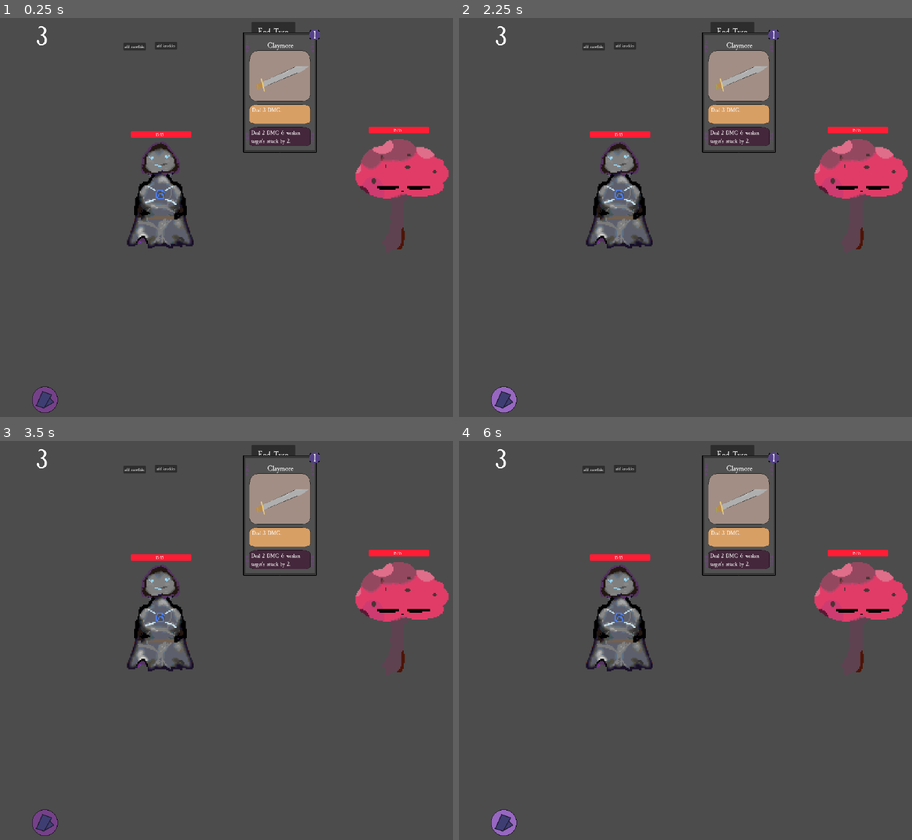
Above: before the commit, frames 1-4 (two rows, left to right).
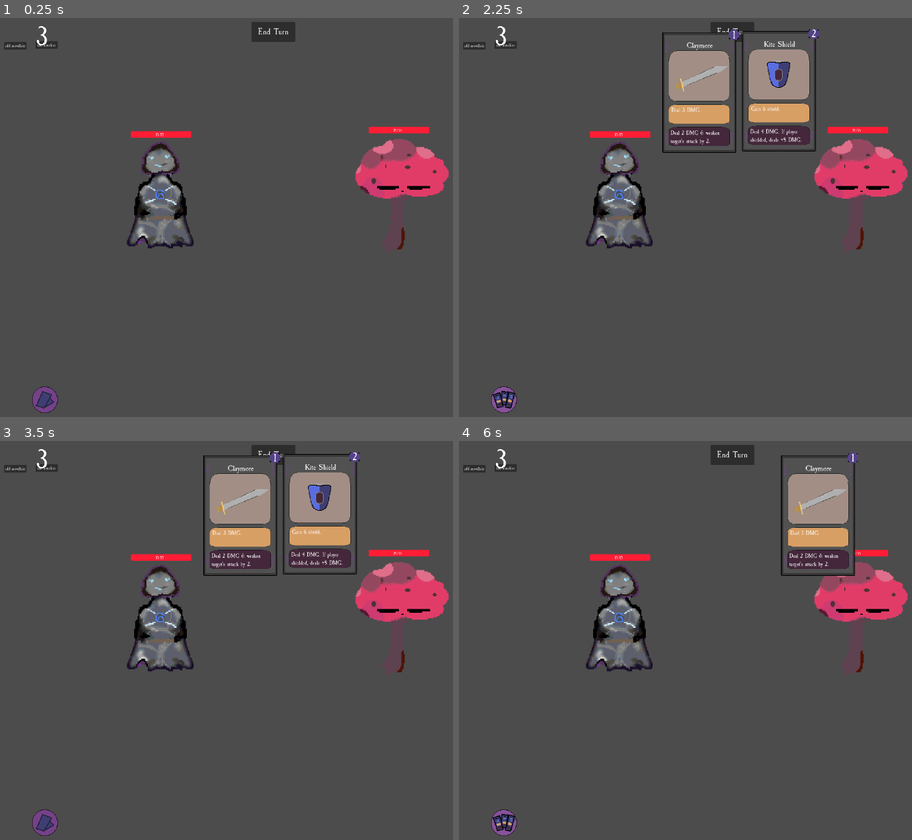
Above: after the commit, the same moments.

Repository: n0x1/Cardtrick
Game: Godot game, scene res://scenes/Main.tscn
Two runs of this game, one before a commit and one after it. Both use one fixed random seed, a clock stepped at 60 frames per second and the inputs below.
Inputs (mouse positions are in pixels of both pictures, inside the frame that each line leads up to):
- Up to frame 1 (0.25 s): no input
- Up to frame 2 (2.25 s): click "add snowflake" at 0.5 s; click "add knuckles" at 1.25 s; click (504, 401) at 2 s
- Up to frame 3 (3.5 s): click "End Turn" at 2.75 s
- Up to frame 4 (6 s): click "add snowflake" at 3.5 s; click "add knuckles" at 4.25 s; click "End Turn" at 5 s; click (504, 824) at 5.75 s

The runs differ from the first frame. In frame 1, 3.7% of the frame differs, in the area x 0-71%, y 2-34%; in frame 2, 6.6%; in frame 3, 6.4%; in frame 4, 7.4%, in the area x 0-89%, y 2-99%.
Error before the commit: Parse Error: Name "position" called as a function but is a "Vector2". (res://scripts/ui/card_container.gd:6)

Commit message:
card containers jfisofji

Diff:
--- a/scenes/Main.tscn
+++ b/scenes/Main.tscn
@@ -9,10 +9,10 @@
 [ext_resource type="Texture2D" uid="uid://dde0vmmtkx35f" path="res://sprites/Icons/damage_change_sword.png" id="7_y22q8"]
 [ext_resource type="Texture2D" uid="uid://ddvyop1nqm207" path="res://sprites/Icons/bleed.png" id="8_b0jng"]
 [ext_resource type="Texture2D" uid="uid://ct103svanepry" path="res://sprites/Enemies/Mushroom.png" id="9_xtex8"]
+[ext_resource type="PackedScene" uid="uid://cq8thleckxxw8" path="res://scenes/ui/deck_view_window.tscn" id="10_b55e0"]
 [ext_resource type="Texture2D" uid="uid://5prk4i512iqu" path="res://sprites/Icons/deckbutton.png" id="10_o1fi1"]
-[ext_resource type="PackedScene" uid="uid://i7eh31bvm4b6" path="res://scenes/ui/card_container.tscn" id="10_wvtpg"]
 [ext_resource type="Texture2D" uid="uid://ct0iq5rgs1l27" path="res://sprites/Icons/deck_open.png" id="11_yg7ln"]
-[ext_resource type="Texture2D" uid="uid://dhp03v4vdr3xn" path="res://sprites/Icons/deck_hover.png" id="12_wml7y"]
+[ext_resource type="Texture2D" uid="uid://dotr7g86h4gyc" path="res://sprites/Icons/deck_click.png" id="12_fyua0"]
 
 [sub_resource type="StyleBoxFlat" id="StyleBoxFlat_70d4t"]
 bg_color = Color(1, 0.117647, 0.211765, 1)
@@ -255,9 +255,9 @@
 
 [node name="Label" type="Label" parent="CanvasLayer/GameOverOverlay"]
 layout_mode = 0
-offset_left = 916.0
+offset_left = 857.0
 offset_top = 568.0
-offset_right = 1232.0
+offset_right = 1173.0
 offset_bottom = 664.0
 theme_override_font_sizes/font_size = 80
 text = "Game Over
@@ -268,10 +268,10 @@
 anchors_preset = -1
 anchor_right = 0.208
 anchor_bottom = 0.226
-offset_left = 1017.0
-offset_top = 669.0
-offset_right = 698.0
-offset_bottom = 406.4
+offset_left = 944.0
+offset_top = 657.0
+offset_right = 682.0
+offset_bottom = 394.44
 theme_override_font_sizes/font_size = 40
 text = "Restart"
 
@@ -287,10 +287,10 @@
 
 [node name="Label" type="Label" parent="CanvasLayer/VictoryOverlay"]
 layout_mode = 0
-offset_left = 982.0
-offset_top = 565.0
-offset_right = 1172.0
-offset_bottom = 661.0
+offset_left = 902.0
+offset_top = 566.0
+offset_right = 1092.0
+offset_bottom = 662.0
 theme_override_font_sizes/font_size = 80
 text = "Victory
 "
@@ -300,10 +300,10 @@
 anchors_preset = -1
 anchor_right = 0.208
 anchor_bottom = 0.226
-offset_left = 977.0
+offset_left = 917.0
 offset_top = 663.0
-offset_right = 676.0
-offset_bottom = 400.4
+offset_right = 660.0
+offset_bottom = 400.44
 theme_override_font_sizes/font_size = 40
 text = "Advance"
 
@@ -314,31 +314,8 @@
 offset_right = 1850.0
 offset_bottom = 993.0
 
-[node name="DeckViewWindow" type="ScrollContainer" parent="CanvasLayer"]
-custom_minimum_size = Vector2(1750, 938)
-anchors_preset = 8
-anchor_left = 0.5
-anchor_top = 0.5
-anchor_right = 0.5
-anchor_bottom = 0.5
-offset_left = -871.0
-offset_top = -706.0
-offset_right = 930.0
-offset_bottom = 296.0
-grow_horizontal = 2
-grow_vertical = 2
-horizontal_scroll_mode = 3
-vertical_scroll_mode = 3
-
-[node name="HFlowContainer" type="HFlowContainer" parent="CanvasLayer/DeckViewWindow"]
-clip_contents = true
-custom_minimum_size = Vector2(1750, 938)
-layout_mode = 2
-size_flags_horizontal = 3
-alignment = 1
-
-[node name="CardContainer" parent="CanvasLayer/DeckViewWindow/HFlowContainer" instance=ExtResource("10_wvtpg")]
-layout_mode = 2
+[node name="DeckViewWindow" parent="CanvasLayer" instance=ExtResource("10_b55e0")]
+visible = false
 
 [node name="DeckButton" type="TextureButton" parent="."]
 offset_left = 198.0
@@ -346,8 +323,8 @@
 offset_right = 292.0
 offset_bottom = 1478.0
 texture_normal = ExtResource("10_o1fi1")
-texture_pressed = ExtResource("11_yg7ln")
-texture_hover = ExtResource("12_wml7y")
+texture_pressed = ExtResource("12_fyua0")
+texture_hover = ExtResource("11_yg7ln")
 stretch_mode = 0
 
 [connection signal="card_activated" from="DeckHand" to="." method="_on_deck_hand_card_activated"]
--- a/scenes/deck_n_hand.tscn
+++ b/scenes/deck_n_hand.tscn
@@ -10,17 +10,17 @@
 position = Vector2(1000, 2805)
 
 [node name="Button" type="Button" parent="."]
-offset_left = 474.0
-offset_top = 143.0
-offset_right = 553.0
-offset_bottom = 171.0
+offset_left = 38.0
+offset_top = 140.0
+offset_right = 120.0
+offset_bottom = 168.0
 text = "add snowflake"
 
 [node name="Button2" type="Button" parent="."]
-offset_left = 589.0
-offset_top = 140.0
-offset_right = 670.0
-offset_bottom = 168.0
+offset_left = 153.0
+offset_top = 137.0
+offset_right = 234.0
+offset_bottom = 165.0
 text = "add knuckles"
 
 [connection signal="card_activated" from="Hand" to="." method="_on_hand_card_activated"]
--- a/scenes/ui/card_container.tscn
+++ b/scenes/ui/card_container.tscn
@@ -1,11 +1,7 @@
-[gd_scene load_steps=3 format=3 uid="uid://i7eh31bvm4b6"]
+[gd_scene load_steps=2 format=3 uid="uid://i7eh31bvm4b6"]
 
-[ext_resource type="PackedScene" uid="uid://cy3ekvhyb2xuh" path="res://scenes/cards/claymore.tscn" id="1_rpexm"]
 [ext_resource type="Script" path="res://scripts/ui/card_container.gd" id="1_vamgc"]
 
 [node name="CardContainer" type="Container"]
 custom_minimum_size = Vector2(285, 452)
 script = ExtResource("1_vamgc")
-
-[node name="Claymore" parent="." instance=ExtResource("1_rpexm")]
-position = Vector2(132, 435)
--- /dev/null
+++ b/scenes/ui/deck_view_window.tscn
@@ -0,0 +1,27 @@
+[gd_scene load_steps=2 format=3 uid="uid://cq8thleckxxw8"]
+
+[ext_resource type="Script" path="res://scripts/ui/deck_view_window.gd" id="1_rfb4c"]
+
+[node name="DeckViewWindow" type="ScrollContainer"]
+custom_minimum_size = Vector2(1750, 938)
+anchors_preset = 8
+anchor_left = 0.5
+anchor_top = 0.5
+anchor_right = 0.5
+anchor_bottom = 0.5
+offset_left = -871.0
+offset_top = -706.0
+offset_right = 930.0
+offset_bottom = 296.0
+grow_horizontal = 2
+grow_vertical = 2
+horizontal_scroll_mode = 3
+vertical_scroll_mode = 3
+script = ExtResource("1_rfb4c")
+
+[node name="HFlowContainer" type="HFlowContainer" parent="."]
+clip_contents = true
+custom_minimum_size = Vector2(1750, 938)
+layout_mode = 2
+size_flags_horizontal = 3
+alignment = 1
--- a/scripts/GameController.gd
+++ b/scripts/GameController.gd
@@ -1,5 +1,6 @@
 class_name GameController extends Node2D
 
+var is_running := true
 enum GameState {
 	PLAYER_TURN,
 	ENEMY_TURN,
@@ -9,6 +10,11 @@
 
 @onready var current_state: GameState = GameState.PLAYER_TURN
 
+func pause():
+	is_running = false
+
+func resume():
+	is_running = true
 
 func transition(next_state: GameState):
 	#leaving state
--- a/scripts/Main.gd
+++ b/scripts/Main.gd
@@ -3,18 +3,24 @@
 @export var player_character: Character
 
 @onready var game_control: GameController = $GameController
+@onready var deck_view_overlay: DeckViewWindow = $CanvasLayer/DeckViewWindow as DeckViewWindow
 
-var player_deck = [] # array to store players deck
+@onready var deck: Deck = Deck.new()
+
 var enemy_character_state: int = 0
 var level: int = 1
 
 # Called when the node enters the scene tree for the first time.
 func _ready():
-	pass # Replace with function body.
+	$DeckHand.deck = deck
 
 
 # Called every frame. 'delta' is the elapsed time since the previous frame.
 func _process(delta):
+	if !game_control.is_running:
+		return # stop updates if game paused
+
+
 	$ManaAmount.set_text(str($GameScreen/PlayerCharacter.mana))
 
 	if $GameScreen/PlayerCharacter.health <= 0:
@@ -106,4 +112,6 @@
 
 
 func _on_deck_button_pressed():
-	pass # Replace with function body.
+	(game_control as GameController).pause()
+	deck_view_overlay.visible = true
+	deck_view_overlay.display_card_list(deck.get_cards()) # pass array of list of UsableCard s
--- a/scripts/dataobjects/Deck.gd
+++ b/scripts/dataobjects/Deck.gd
@@ -1,4 +1,4 @@
-class_name Deck extends RefCounted
+class_name Deck extends Resource
 
 var card_collection: Dictionary = {}
 
@@ -16,8 +16,15 @@
 	card_collection[card_id] = card
 
 func get_cards() -> Array[CardWithID]:
+	var cards: Array[CardWithID] = []
+	if !card_collection.is_empty():
+		for card in card_collection.values():
+			cards.push_back(card as CardWithID)
+		return cards
 
-	return card_collection.values()
+	# ideally it shouldnt be empty, try to limit at 1 card
+	# OR when its empty, discard pile drawn
+	return cards
 
 func _generate_card_id(card: UsableCard):
 	return id_counter
--- a/scripts/deck_n_hand.gd
+++ b/scripts/deck_n_hand.gd
@@ -1,6 +1,9 @@
 extends Node2D
 
 signal card_activated(card, action: String)
+
+@export var deck: Deck
+
 
 @onready var ccs: PackedScene = preload("res://scenes/cards/claymore.tscn")
 @onready var shield_card_scene: PackedScene = preload("res://scenes/cards/shield.tscn")
@@ -20,12 +23,12 @@
 
 func _on_button_pressed():
 	var c = ccs.instantiate()
-	hand.add_card(c)
+	deck.add_card(c)
 
 
 func _on_button_2_pressed():
 	var d = shield_card_scene.instantiate()
-	hand.add_card(d)
+	deck.add_card(d)
 
 
 func _on_hand_card_activated(staged_index, card, card_cost, action): # bring up to Main node
--- a/scripts/ui/card_container.gd
+++ b/scripts/ui/card_container.gd
@@ -1,9 +1,12 @@
 class_name CardContainer extends Container
+
+const CARD_COMPONENT_POSITION = Vector2(132,435)
 
 var card: UsableCard:
 	set(_card):
 		card = _card
-		card.position(Vector2(132, 435))
+		card.set_position(CARD_COMPONENT_POSITION)
+		add_child(card)
 
 
 # Called every frame. 'delta' is the elapsed time since the previous frame.
--- /dev/null
+++ b/scripts/ui/deck_view_window.gd
@@ -0,0 +1,18 @@
+class_name DeckViewWindow extends ScrollContainer
+
+@onready var card_container_scene: PackedScene = preload("res://scenes/ui/card_container.tscn")
+
+@onready var flow_container = $HFlowContainer
+
+func clear_display():
+	for child in flow_container.get_children():
+		flow_container.remove_child(child)
+		child.queue_free()
+
+func display_card_list(cardsWithID: Array[CardWithID]):
+	clear_display()
+
+	for cardWithID in cardsWithID:
+		var card_container: CardContainer = card_container_scene.instantiate() as CardContainer
+		card_container.card = (cardWithID as CardWithID).card
+		flow_container.add_child(card_container)
Binary file added: sprites/Icons/deck_click.png
Not shown, changed: sprites/Icons/deck_click.png.import
Binary file removed: sprites/Icons/deck_hover.png
Binary file changed: sprites/Icons/deck_open.png
